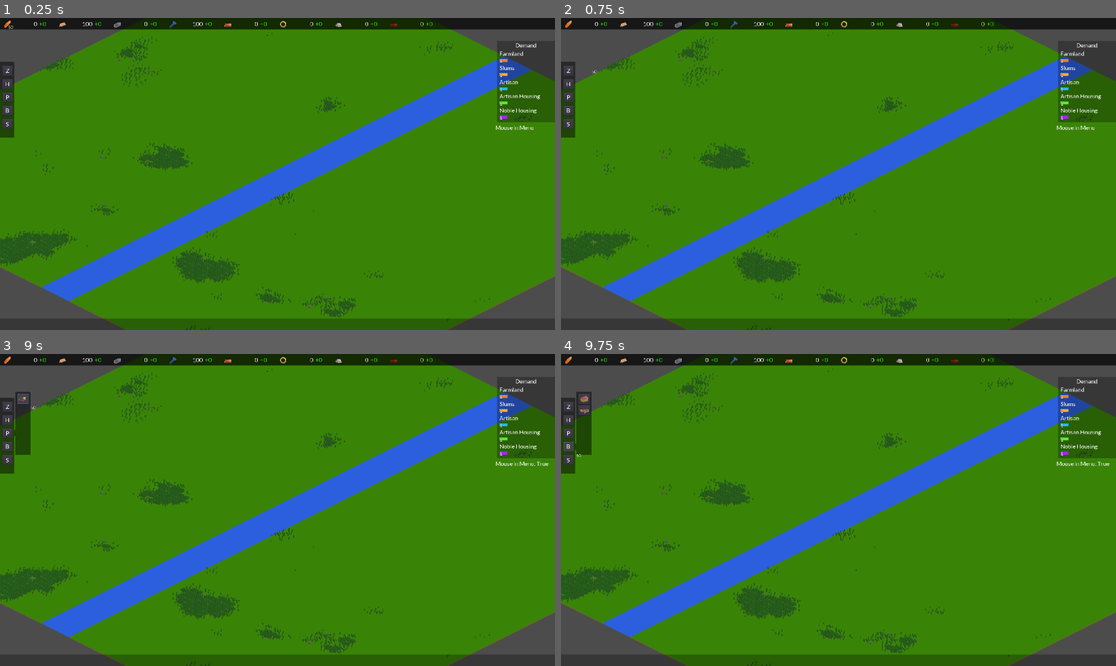
Above: before the commit, frames 1-4 (two rows, left to right).
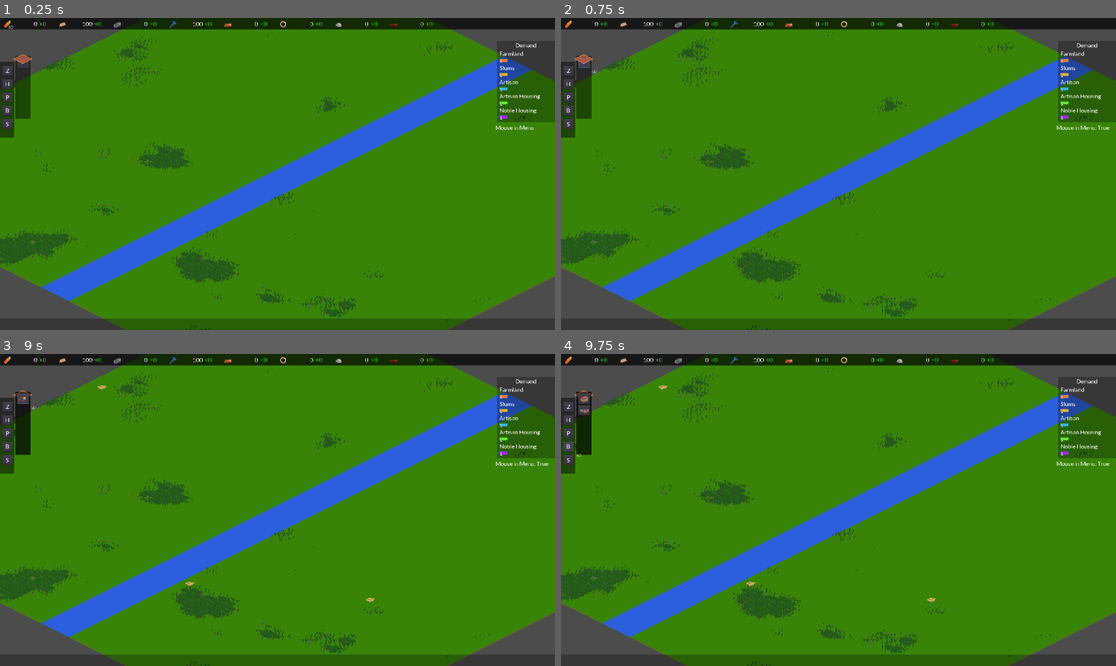
Above: after the commit, the same moments.

Repository: z-van-baars/uruk
Game: Godot game, scene res://Scenes/Main.tscn
Two runs of this game, one before a commit and one after it. Both use one fixed random seed, a clock stepped at 60 frames per second and the inputs below.
Inputs (mouse positions are in pixels of both pictures, inside the frame that each line leads up to):
- Up to frame 1 (0.25 s): no input
- Up to frame 2 (0.75 s): click (583, 61) at 0.52 s
- Up to frame 3 (9 s): click "Z" at 1.25 s; click "H" at 2 s; click "P" at 2.75 s; click "B" at 3.5 s; click "S" at 4.25 s; click "Z" at 5 s; click "H" at 5.75 s; click (22, 397) at 6.5 s; click (22, 410) at 7.25 s; click "P" at 8 s; click (22, 397) at 8.75 s
- Up to frame 4 (9.75 s): click "B" at 9.5 s

The runs differ from the first frame. In frame 1, 0.5% of the frame differs, in the area x 2-6%, y 11-33%; in frame 2, 0.5%, in the area x 2-99%, y 11-36%; in frame 3, 0.4%; in frame 4, 0.4%.
Error in both runs: Invalid call. Nonexistent function 'activate_build_sprite' in base 'Node2D (SelectionBox.gd)'. (res://Scripts/UI/ProductionMenu.gd:15)

Commit message:
redoing zones

Diff:
--- a/Scenes/Main.tscn
+++ b/Scenes/Main.tscn
@@ -46,6 +46,7 @@
 [ext_resource path="res://Assets/overlays/low.png" type="Texture" id=44]
 [ext_resource path="res://Fonts/Lato/Lato-Regular.ttf" type="DynamicFontData" id=45]
 [ext_resource path="res://Scripts/UI/CostBox.gd" type="Script" id=46]
+[ext_resource path="res://Assets/zones/orange.png" type="Texture" id=47]
 [ext_resource path="res://Scripts/UI/DemandBox.gd" type="Script" id=48]
 [ext_resource path="res://Assets/sound/thud_1.ogg" type="AudioStream" id=49]
 [ext_resource path="res://Assets/sound/fuzz_1.ogg" type="AudioStream" id=50]
@@ -445,6 +446,8 @@
 [node name="Buildings" type="Node2D" parent="."]
 script = ExtResource( 12 )
 
+[node name="DemandTimer" type="Timer" parent="."]
+
 [node name="ProductionTimer" type="Timer" parent="."]
 
 [node name="BuildTimer" type="Timer" parent="."]
@@ -1250,6 +1253,54 @@
 "_edit_use_anchors_": false
 }
 
+[node name="ZonesMenu" type="Control" parent="UILayer"]
+margin_right = 40.0
+margin_bottom = 40.0
+script = ExtResource( 51 )
+__meta__ = {
+"_edit_use_anchors_": false
+}
+
+[node name="ColorRect" type="ColorRect" parent="UILayer/ZonesMenu"]
+margin_left = 53.0
+margin_top = 131.0
+margin_right = 106.0
+margin_bottom = 349.0
+color = Color( 0, 0, 0, 0.470588 )
+__meta__ = {
+"_edit_use_anchors_": false
+}
+
+[node name="ColorRect2" type="ColorRect" parent="UILayer/ZonesMenu"]
+margin_left = 49.0
+margin_top = 218.0
+margin_right = 53.0
+margin_bottom = 240.0
+color = Color( 0, 0, 0, 0.470588 )
+__meta__ = {
+"_edit_use_anchors_": false
+}
+
+[node name="VBoxContainer" type="VBoxContainer" parent="UILayer/ZonesMenu"]
+margin_left = 60.0
+margin_top = 138.0
+margin_right = 100.0
+margin_bottom = 341.0
+__meta__ = {
+"_edit_use_anchors_": false
+}
+
+[node name="FarmlandButton" type="Button" parent="UILayer/ZonesMenu/VBoxContainer"]
+margin_right = 40.0
+margin_bottom = 35.0
+rect_min_size = Vector2( 35, 35 )
+hint_tooltip = "N / A"
+mouse_filter = 1
+
+[node name="Sprite" type="Sprite" parent="UILayer/ZonesMenu/VBoxContainer/FarmlandButton"]
+position = Vector2( 18.7707, 4 )
+texture = ExtResource( 47 )
+
 [node name="HarvestersMenu" type="Control" parent="UILayer"]
 visible = false
 margin_right = 40.0
@@ -1422,7 +1473,7 @@
 texture = ExtResource( 57 )
 
 [node name="Cursor" type="Node2D" parent="UILayer"]
-position = Vector2( 100, 100 )
+position = Vector2( -889.764, -459.953 )
 script = ExtResource( 24 )
 
 [node name="CursorSprites" type="Node2D" parent="UILayer/Cursor"]
@@ -1475,6 +1526,7 @@
 [connection signal="demand_updated" from="Buildings" to="UILayer/DemandBox" method="_on_Buildings_demand_updated"]
 [connection signal="increment_resources" from="Buildings" to="Player" method="_on_Buildings_increment_resources"]
 [connection signal="production_updated" from="Buildings" to="UILayer/ResourceBar" method="_on_Buildings_production_updated"]
+[connection signal="timeout" from="DemandTimer" to="Buildings" method="_on_DemandTimer_timeout"]
 [connection signal="timeout" from="ProductionTimer" to="Buildings" method="_on_ProductionTimer_timeout"]
 [connection signal="timeout" from="BuildTimer" to="Buildings" method="_on_BuildTimer_timeout"]
 [connection signal="shake_catalyst" from="Player" to="Player/Camera2D" method="_on_shake_catalyst"]
@@ -1503,6 +1555,10 @@
 [connection signal="pressed" from="UILayer/BuildWidget/ColorRect/VBoxContainer/ProcessorsButton" to="UILayer/BuildWidget" method="_on_ProcessorsButton_pressed"]
 [connection signal="pressed" from="UILayer/BuildWidget/ColorRect/VBoxContainer/BoostersButton" to="UILayer/BuildWidget" method="_on_BoostersButton_pressed"]
 [connection signal="pressed" from="UILayer/BuildWidget/ColorRect/VBoxContainer/BulldozeButton" to="UILayer/BuildWidget" method="_on_BulldozeButton_pressed"]
+[connection signal="mouse_entered" from="UILayer/ZonesMenu" to="UILayer/ZonesMenu" method="_on_ZonesMenu_mouse_entered"]
+[connection signal="mouse_entered_menu" from="UILayer/ZonesMenu" to="Player" method="_on_mouse_entered_menu"]
+[connection signal="mouse_exited" from="UILayer/ZonesMenu" to="UILayer/ZonesMenu" method="_on_ZonesMenu_mouse_exited"]
+[connection signal="mouse_exited_menu" from="UILayer/ZonesMenu" to="Player" method="_on_mouse_exited_menu"]
 [connection signal="mouse_entered" from="UILayer/HarvestersMenu" to="UILayer/HarvestersMenu" method="_on_HarvestersMenu_mouse_entered"]
 [connection signal="mouse_entered_menu" from="UILayer/HarvestersMenu" to="Player" method="_on_mouse_entered_menu"]
 [connection signal="mouse_exited" from="UILayer/HarvestersMenu" to="UILayer/HarvestersMenu" method="_on_HarvestersMenu_mouse_exited"]
--- a/Scripts/Building.gd
+++ b/Scripts/Building.gd
@@ -29,9 +29,9 @@
 """Field to affect, radius, value, flat effect or distanced"""
 var aura_type = {
 	"farm1": ["land value", 3, -1, false],
-	"house1": null,
+	"huts1": null,
 	"barracks": ["security", 3, 1, false],
-	"temple": ["land value", 3, 2, true],
+	"temple": ["land value", 3, 5, true],
 	"market": ["land value", 5, 1, true]}
 
 var tick_consumption = {
@@ -67,8 +67,8 @@
 	if aura_effect == null: return
 	var aura_map = aura_fields[aura_effect[0]]
 	for tile in aura_tiles:
-		var tile_value = aura_effect[2]
+		var tile_value = aura_effect[2] * 1
 		if aura_effect[3] == true:
 			var d = tools.distance(tile.x, tile.y, coordinates.x, coordinates.y)
-			tile_value *= (aura_effect[1] - d / aura_effect[1] + 1)
+			tile_value = max(tile_value - int(d), 1)
 		aura_map[tile.y][tile.x] += tile_value
--- a/Scripts/BuildingTileMap.gd
+++ b/Scripts/BuildingTileMap.gd
@@ -5,7 +5,7 @@
 
 var building_tiles = {
 	"farm": [0],
-	"house": [1],
+	"huts1": [1],
 	"lumber camp": [1],
 	"mine": [1],
 	"smelter": [1],
--- a/Scripts/Buildings.gd
+++ b/Scripts/Buildings.gd
@@ -13,7 +13,6 @@
 var cached_production
 var cached_demand
 var cached_satisfaction
-
 var building_cost = {
 	null: {},
 	"temple": {"wood": 1},
@@ -23,6 +22,21 @@
 	"mine": {"wood": 1}}
 
 var building_scene = preload("res://Scenes/Building.tscn")
+
+func get_best_tile(building_type):
+	var map_width = get_tree().root.get_node("Main/WorldGen").width
+	var map_height = get_tree().root.get_node("Main/WorldGen").height
+	var tile_chosen = false
+	while not tile_chosen:
+		var rand_x = randi()%map_width
+		var rand_y = randi()%map_height
+		if not tools.is_blocked(Vector2(rand_x, rand_y)):
+			return Vector2(rand_x, rand_y)
+
+func build_tick():
+	for i in range(1):
+		var best_tile = get_best_tile("huts1")
+		new_building("huts1", best_tile)
 
 func recalculate_all():
 	cached_consumption = calculate_consumption()
@@ -71,11 +85,6 @@
 	new_building.load_building(building_string, building_pos)
 	building_tilemap.set_new_building(building_string, building_pos)
 
-func is_built(input_tile):
-	if building_map[input_tile.y][input_tile.x] == null:
-		return false
-	return true
-
 func calculate_unmet_demand():
 	var unmet_demand = {
 		"farmland": 0,
@@ -122,7 +131,14 @@
 
 func _on_BuildTimer_timeout():
 	production_timer.start()
+	build_tick()
+
+
 
 
 func get_cost(building_string):
 	return building_cost[building_string]
+
+
+func _on_DemandTimer_timeout():
+	pass # Replace with function body.
--- a/Scripts/Player.gd
+++ b/Scripts/Player.gd
@@ -46,6 +46,7 @@
 			emit_signal("shake_catalyst", 3.0)
 			emit_signal("update_resources")
 	elif event.is_action_pressed("land_value_view"):
+		get_tree().root.get_node("Main/UILayer/Cursor/LandValueLabel").visible = !get_tree().root.get_node("Main/UILayer/Cursor/LandValueLabel").visible
 		get_tree().root.get_node("Main/WorldGen/LandValueTileMap").paint_land_value()
 		get_tree().root.get_node("Main/WorldGen/LandValueTileMap").visible = !get_tree().root.get_node("Main/WorldGen/LandValueTileMap").visible
 
--- a/Scripts/UI/HarvestersMenu.gd
+++ b/Scripts/UI/HarvestersMenu.gd
@@ -25,3 +25,13 @@
 func _on_HarvestersMenu_mouse_exited():
 	emit_signal("mouse_exited_menu")
 	get_tree().root.get_node("Main/UILayer/MenuDetector").text = "Mouse in Menu: False"
+
+
+func _on_ZonesMenu_mouse_entered():
+	emit_signal("mouse_entered_menu")
+	get_tree().root.get_node("Main/UILayer/MenuDetector").text = "Mouse in Menu: True"
+
+
+func _on_ZonesMenu_mouse_exited():
+	emit_signal("mouse_exited_menu")
+	get_tree().root.get_node("Main/UILayer/MenuDetector").text = "Mouse in Menu: False"
Not shown: 1 places in Scenes/Main.tscn that only renumber resources
Not shown, changed: Assets/templates_32_16.psd
